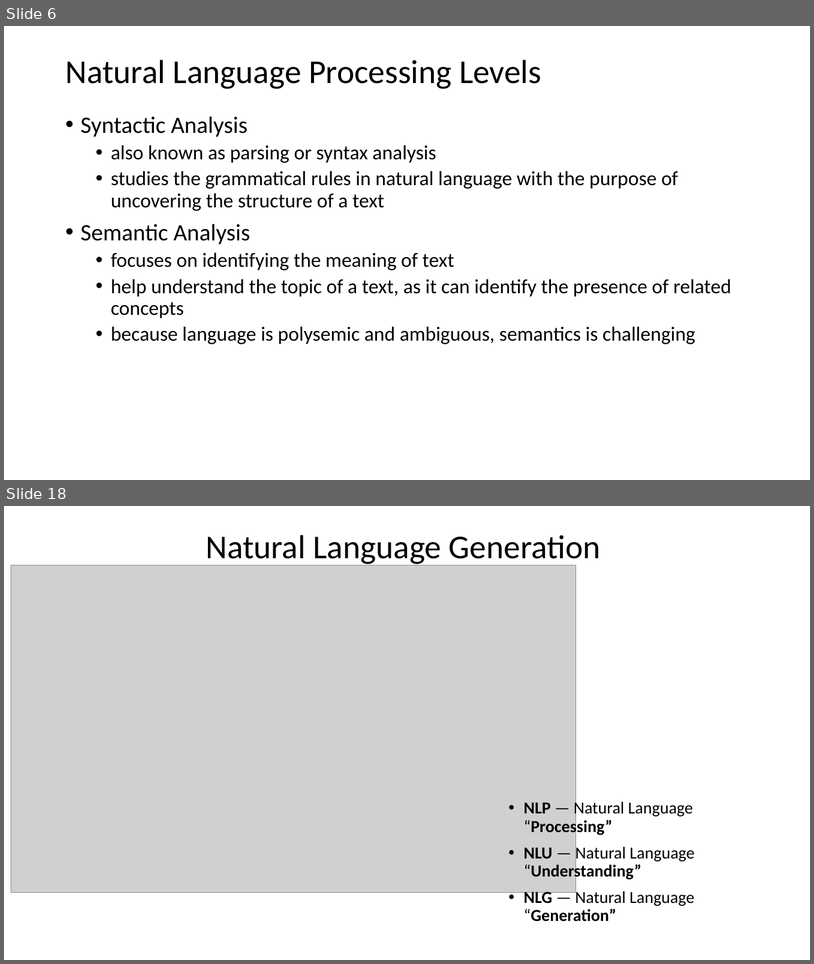
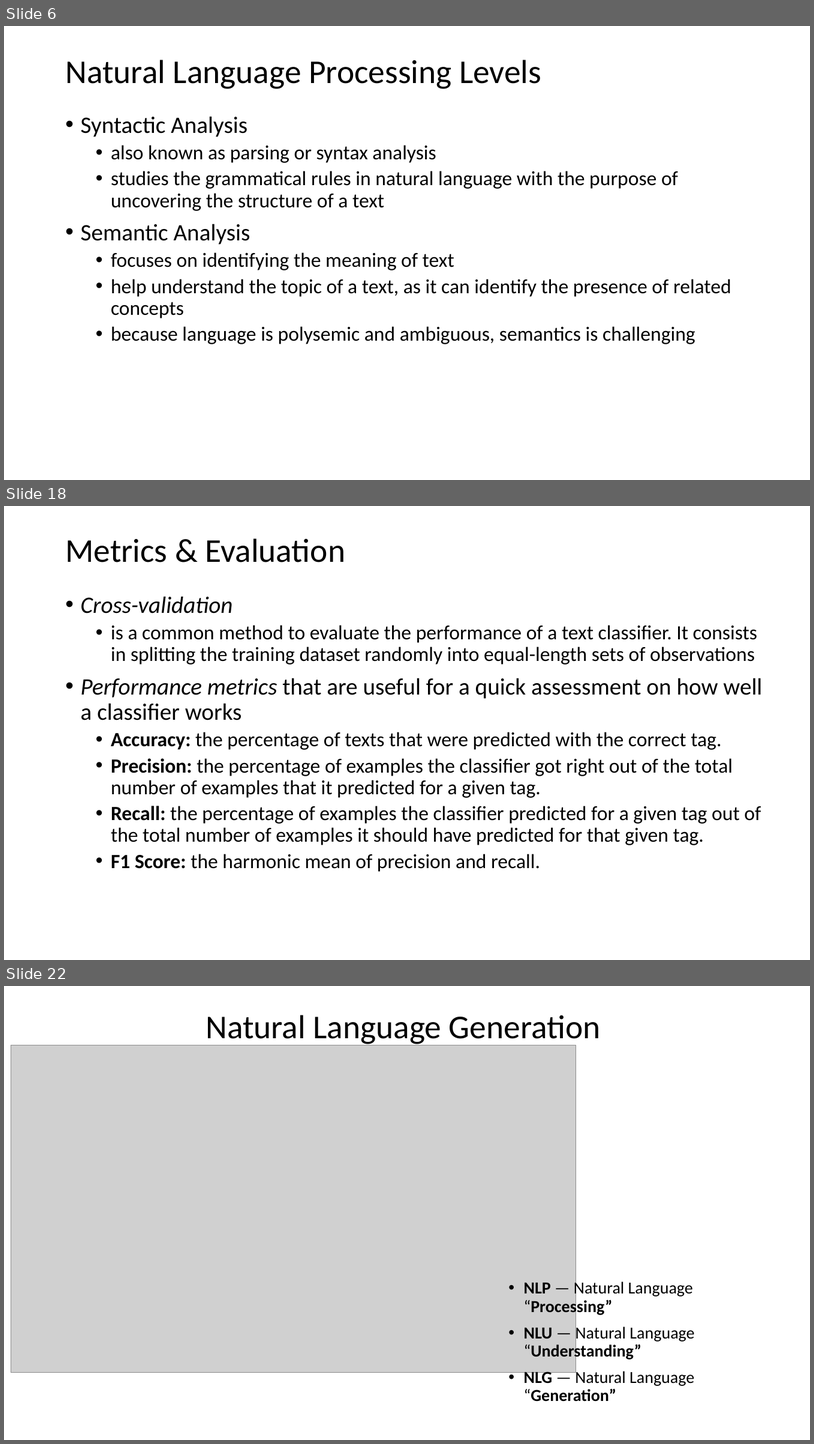
Before and after one commit to antongeorgescu/machine-learning-documentation, a slide deck: Natural Language Processing - Presentation.pptx. Shown one above the other, each under a label of ours: slides 6 and 18 before the commit, slides 6, 18 and 22 after it; the slides between them are not shown. The pictures are 814x964 and 814x1444 pixels, drawn with LibreOffice and Linux fonts; fonts in the diff are those of the drawing; grey boxes stand for pictures. Boxes give left, top, right and bottom in pixels: in the first picture for what was removed or moved away, otherwise in the second. Text is boxed around its words. In the diff, an @@ line names an element or a change of style, - is before the commit and + after.

```diff
--- a/Natural Language Processing - Presentation.pptx
+++ b/Natural Language Processing - Presentation.pptx
@@ slide 18 added at (4, 506, 810, 960), background #FFFFFF @@
@@ title added at (65, 538, 346, 562), 39.6 pt, text #000000 @@
+Metrics & Evaluation
@@ text added at (81, 596, 762, 871), 24 pt, text #000000 @@
+• Cross-validation
+  • is a common method to evaluate the performance of a text classifier. It consists in splitting the training dataset randomly into equal-length sets of observations
+• Performance metrics that are useful for a quick assessment on how well a classifier works
+  • Accuracy: the percentage of texts that were predicted with the correct tag.
+  • Precision: the percentage of examples the classifier got right out of the total number of examples that it predicted for a given tag.
+  • Recall: the percentage of examples the classifier predicted for a given tag out of the total number of examples it should have predicted for that given tag.
+  • F1 Score: the harmonic mean of precision and recall.
@@ what was slide 18 is now slide 22 @@
```
Also in this commit, not shown: 12 slides changed, 4 other slides added, 1 slide removed.
